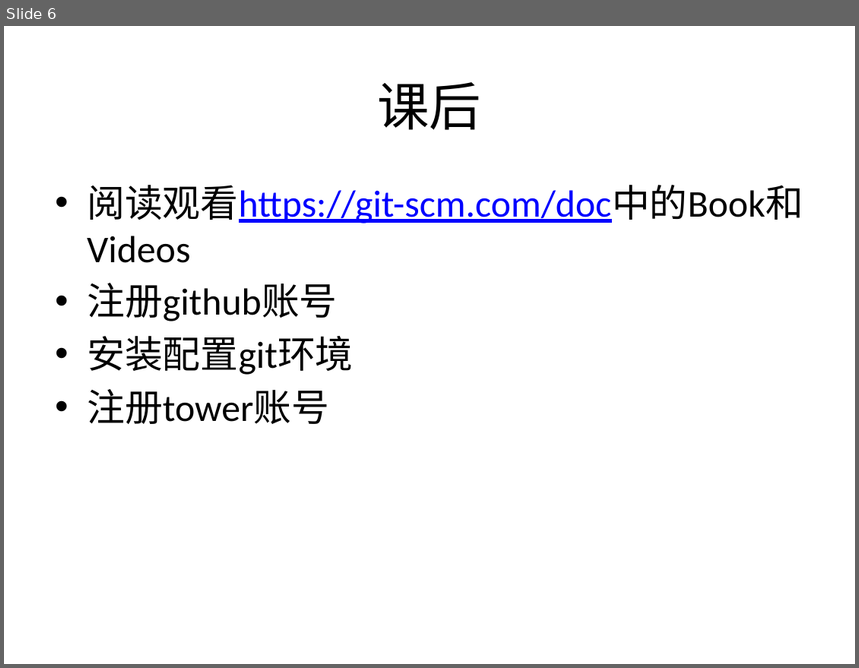
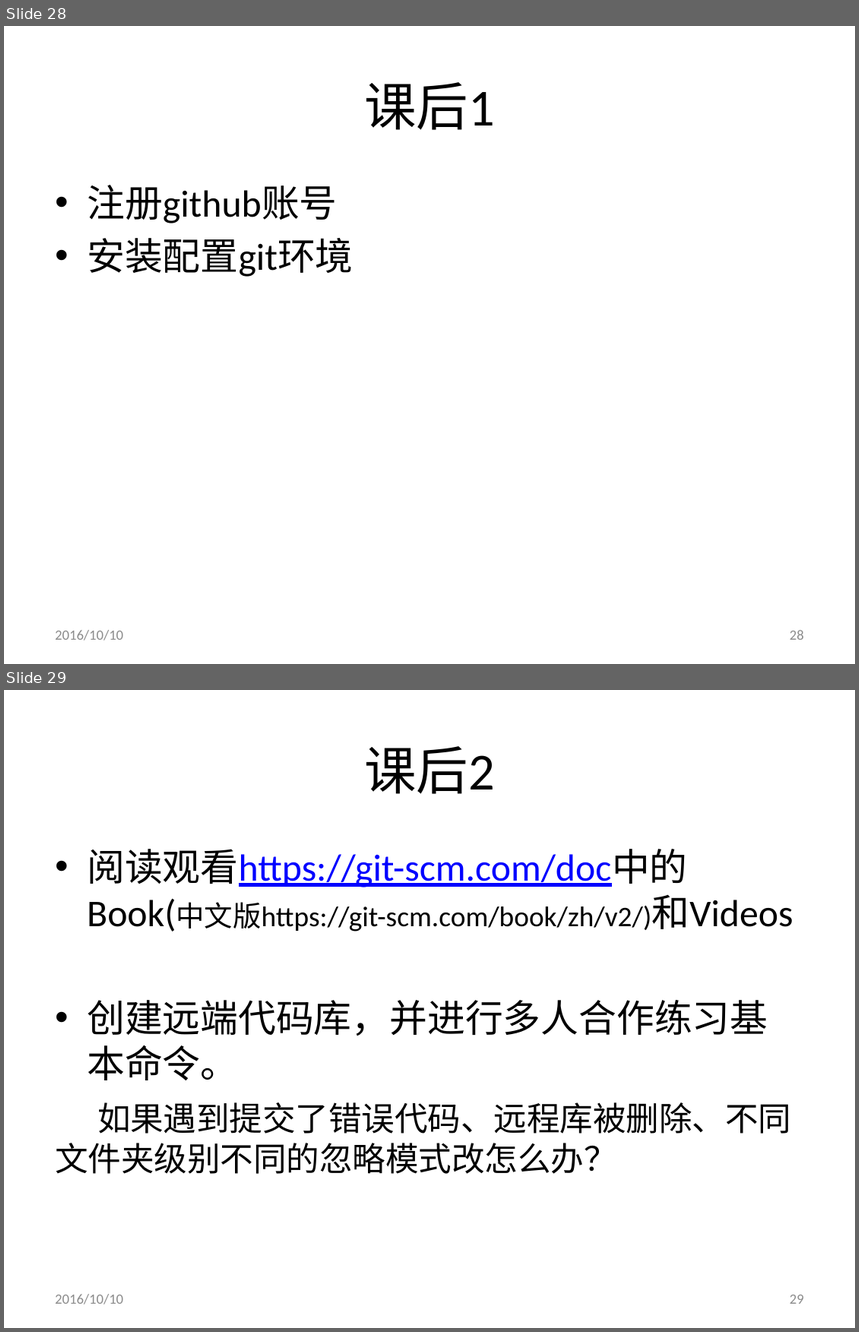
Before and after one commit to shentianyi/CompanyCource, a slide deck: CodeMonkey/cs01-1 开发工具及基本流程/开发工具及基本流程.pptx. Shown one above the other, each under a label of ours: slide 6 before the commit, slides 28 and 29 after it. The pictures are 859x668 and 859x1332 pixels, drawn with LibreOffice and Linux fonts; fonts in the diff are those of the drawing. Boxes give left, top, right and bottom in pixels: in the first picture for what was removed or moved away, otherwise in the second. Text is boxed around its words. In the diff, an @@ line names an element or a change of style, - is before the commit and + after.

```diff
--- a/CodeMonkey/cs01-1 开发工具及基本流程/开发工具及基本流程.pptx
+++ b/CodeMonkey/cs01-1 开发工具及基本流程/开发工具及基本流程.pptx
@@ slide 29 added at [4, 690, 855, 1328], background #FFFFFF @@
@@ title added at [364, 746, 495, 794], 44 pt, text #000000 @@
+课后2
@@ text added at [55, 849, 793, 1174], 32 pt, text #000000 @@
+• 阅读观看https://git-scm.com/doc中的Book(中文版https://git-scm.com/book/zh/v2/)和Videos
+• 创建远端代码库，并进行多人合作练习基本命令。
+如果遇到提交了错误代码、远程库被删除、不同文件夹级别不同的忽略模式改怎么办？
@@ text added at [55, 1294, 123, 1305], 12 pt, text #8C8C8C @@
+2016/10/10
@@ page number added at [790, 1295, 804, 1304], 12 pt, text #8C8C8C @@
+29
@@ what was slide 6 is now slide 28 @@
@@ slide 28 changed as well @@
@@ title at [364, 82, 495, 130]: text changed @@
-课后
+课后1
@@ text at [87, 185, 804, 224]: paragraph removed @@
-• 阅读观看https://git-scm.com/doc中的Book和Videos
@@ text at [87, 389, 329, 424]: paragraph removed @@
-• 注册tower账号
@@ text added at [55, 630, 123, 641], 12 pt, text #8C8C8C @@
+2016/10/10
@@ page number added at [790, 630, 804, 640], 12 pt, text #8C8C8C @@
+28
```
Also in this commit, not shown: 4 other slides changed, 23 other slides added, 1 slide removed, 1 other file.
